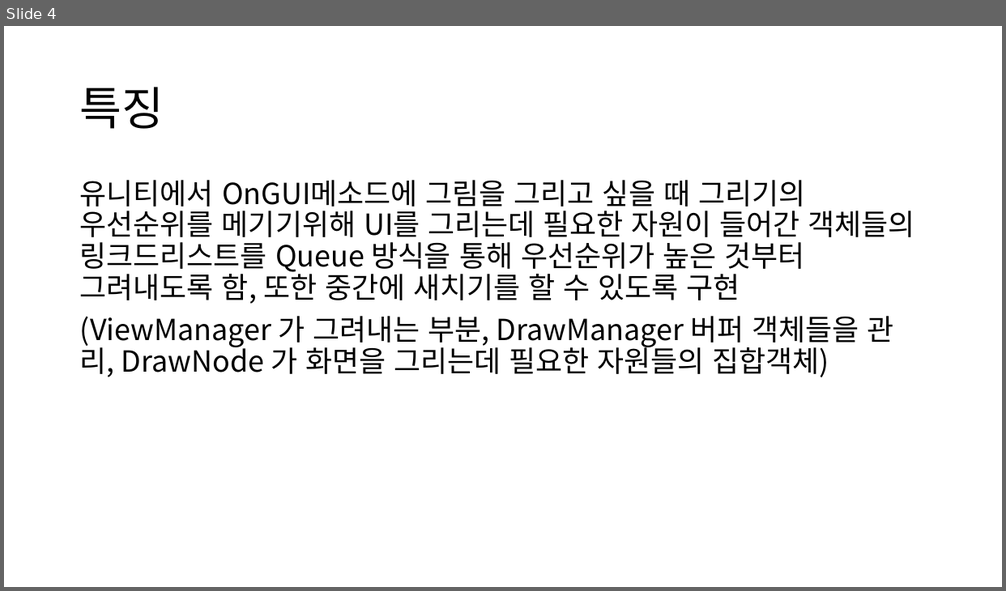
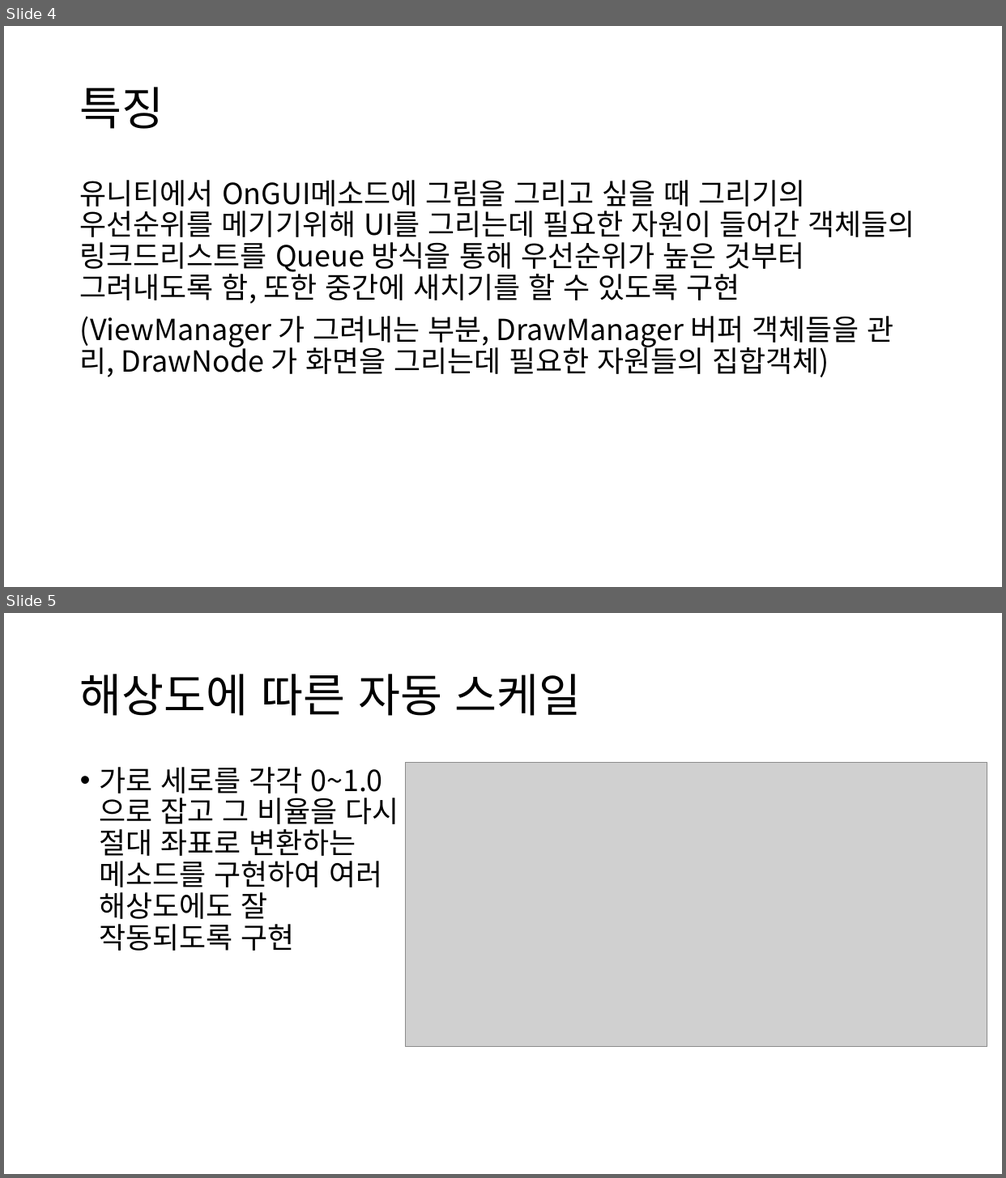
Before and after one commit to stories2/Unity, a slide deck: readme.pptx. Shown one above the other, each under a label of ours: slide 4 before the commit, slides 4 and 5 after it. The pictures are 1006x591 and 1006x1178 pixels, drawn with LibreOffice and Linux fonts; fonts in the diff are those of the drawing; grey boxes stand for pictures. Boxes give left, top, right and bottom in pixels: in the first picture for what was removed or moved away, otherwise in the second. Text is boxed around its words. In the diff, an @@ line names an element or a change of style, - is before the commit and + after.

Commit message:
ppt 내용추가

```diff
--- a/readme.pptx
+++ b/readme.pptx
@@ slide 5 added at (x1=4, y1=613, x2=1002, y2=1174), background #FFFFFF @@
@@ title added at (x1=80, y1=674, x2=582, y2=716), 44 pt, text #000000 @@
+해상도에 따른 자동 스케일
@@ text added at (x1=99, y1=767, x2=398, y2=951), 28 pt, text #000000 @@
+• 가로 세로를 각각 0~1.0 으로 잡고 그 비율을 다시 절대 좌표로 변환하는 메소드를 구현하여 여러 해상도에도 잘 작동되도록 구현
@@ picture added at (x1=405, y1=763, x2=987, y2=1046) @@
```
